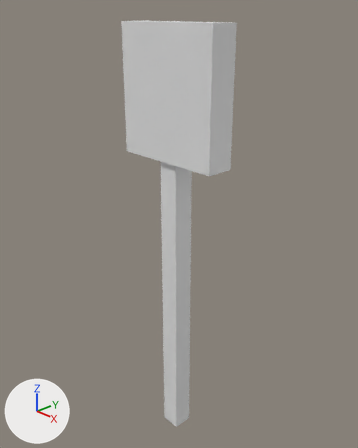
The Blender file BlenderModels/Switch.blend: old version first, new version second.
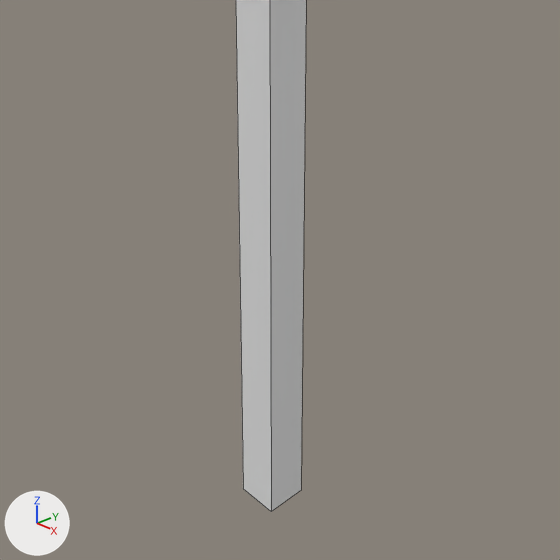
Each version appears first whole from a 50 mm lens placed at (2.46, -2.29, 2.31), pointed at (-0.05, 0.08, 0.82), and next in a close-up on the part from 17% to 84% of the width and 47% to 100% of the height. Arrows for +X, +Y and +Z are at lower left; the lights stay in place. The close-ups show mesh edges as thin lines.
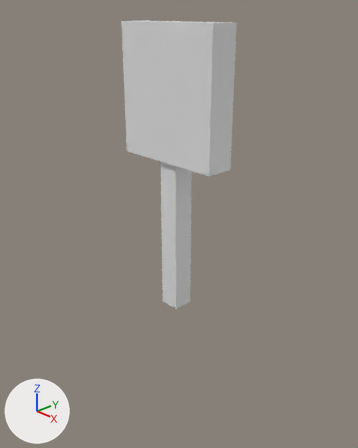
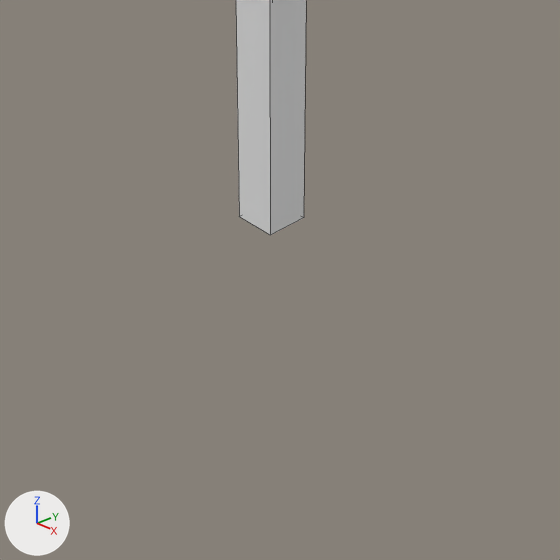
Commit message: Made switch shorter

What changed in the scene script:
```text
Change me_cube:
    where me_cube.from_pydata(...)  # 52 vertices, 50 faces; spans x -0.42..0.42, y -0.11..0.12, z -1.0..2.24
    used by ob_cube; location = (0.0, 0.0, 0.0)
    before: 1 (0.08, 0.08, -1.0) at pixel (301, 490), 3 (0.08, -0.08, -1.0) at pixel (271, 511), 5 (-0.08, 0.08, -1.0), 7 (-0.08, -0.08, -1.0) at pixel (243, 488)
    me_cube part 1
    add for i in [1, 3, 5, 7]: me_cube.vertices[i].co += Vector((0.0, 0.0, 1.2))
```

Pixel boxes [x1, y1, x2, y2] of what changed, in the close-ups (560 x 560 px):
'Cube', reshaped: before [236, 0, 306, 511]; after [236, 0, 306, 235]
